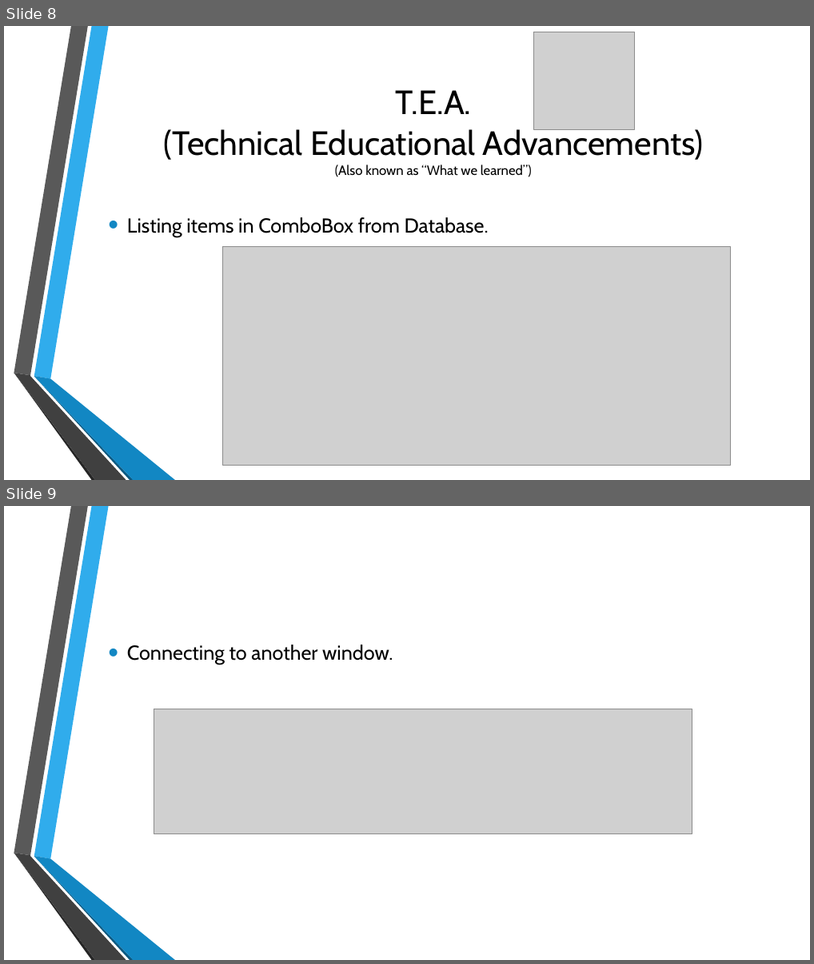
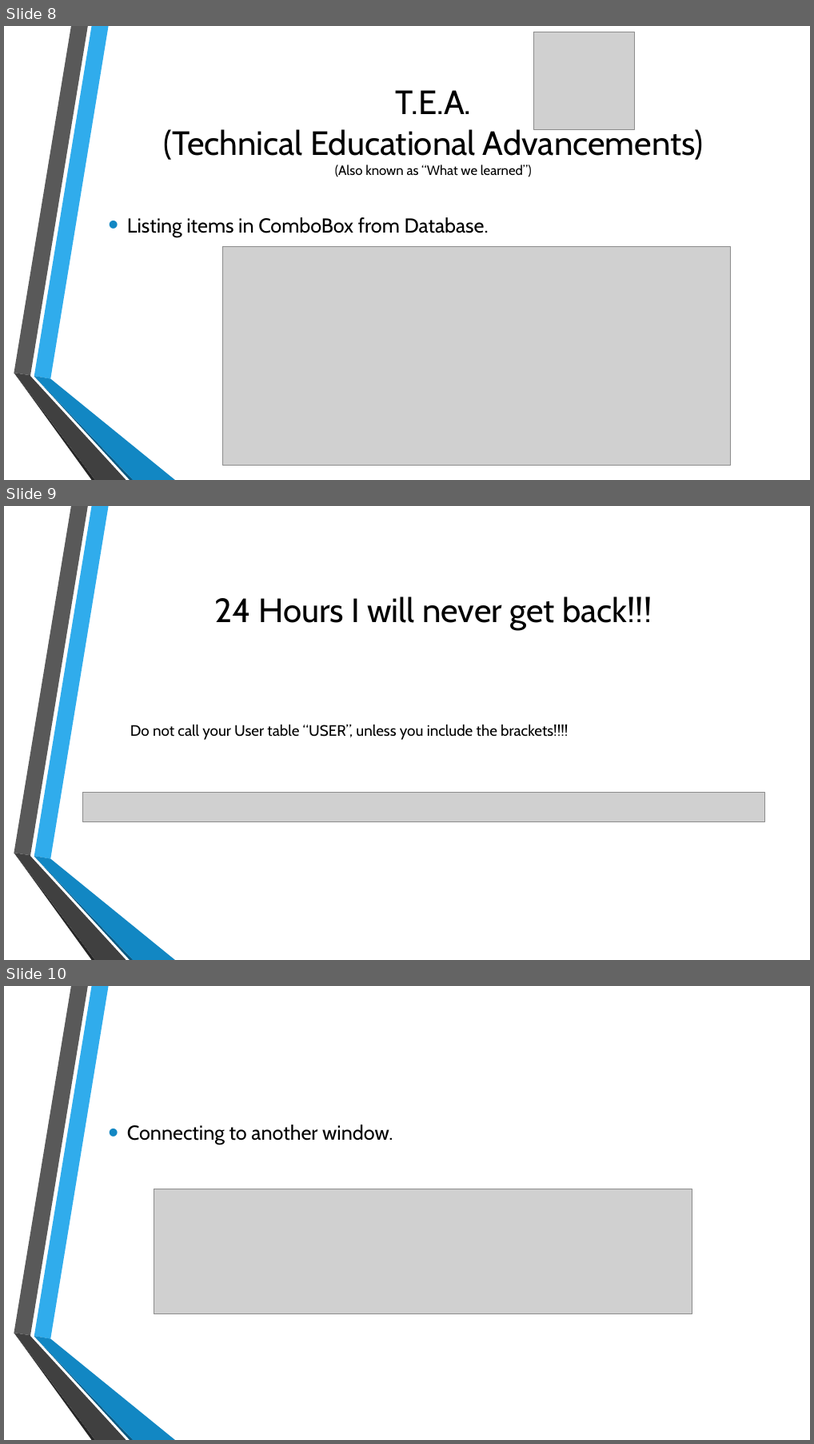
Before and after one commit to dpalucci/ProjectHealth, a slide deck: ProjectHealthPPT.pptx. Shown one above the other, each under a label of ours: slides 8 and 9 before the commit, slides 8, 9 and 10 after it. The pictures are 814x964 and 814x1444 pixels, drawn with LibreOffice and Linux fonts; fonts in the diff are those of the drawing; grey boxes stand for pictures; background and template pictures are left out. Boxes give left, top, right and bottom in pixels: in the first picture for what was removed or moved away, otherwise in the second. Text is boxed around its words. In the diff, an @@ line names an element or a change of style, - is before the commit and + after.

```diff
--- a/ProjectHealthPPT.pptx
+++ b/ProjectHealthPPT.pptx
@@ slide 9 added at <box>4,506,810,960</box>, background picture (left out); not listed: 6 template elements that a slide beside it also shows @@
@@ title added at <box>214,596,652,630</box>, 40 pt, text #000000 @@
+24 Hours I will never get back!!!
@@ text added at <box>130,724,568,740</box>, 18 pt, text #000000 @@
+Do not call your User table “USER”, unless you include the brackets!!!!
@@ picture added at <box>82,792,765,822</box> @@
@@ what was slide 9 is now slide 10 @@
```
Also in this commit, not shown: 2 other files.
